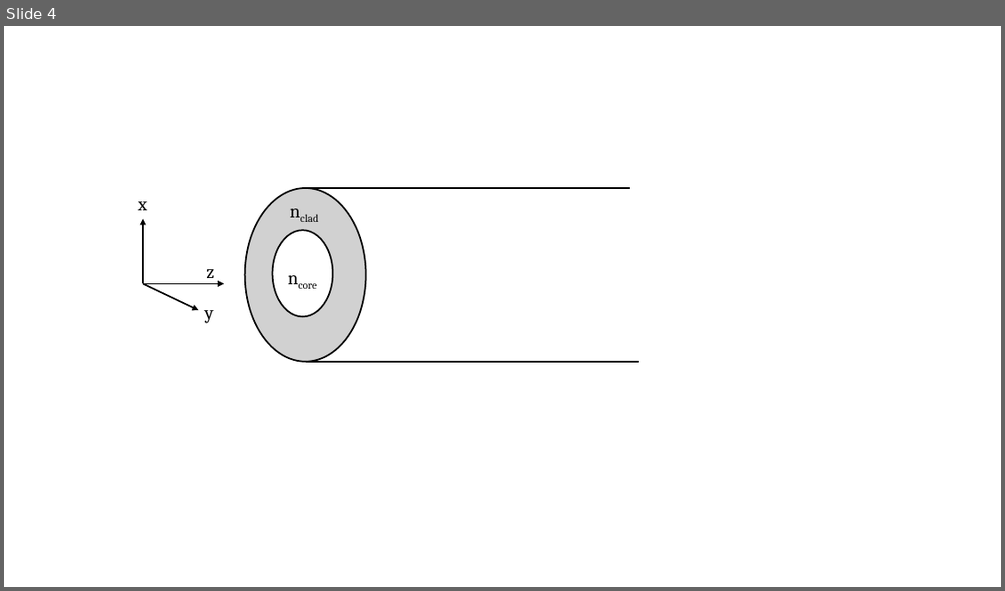
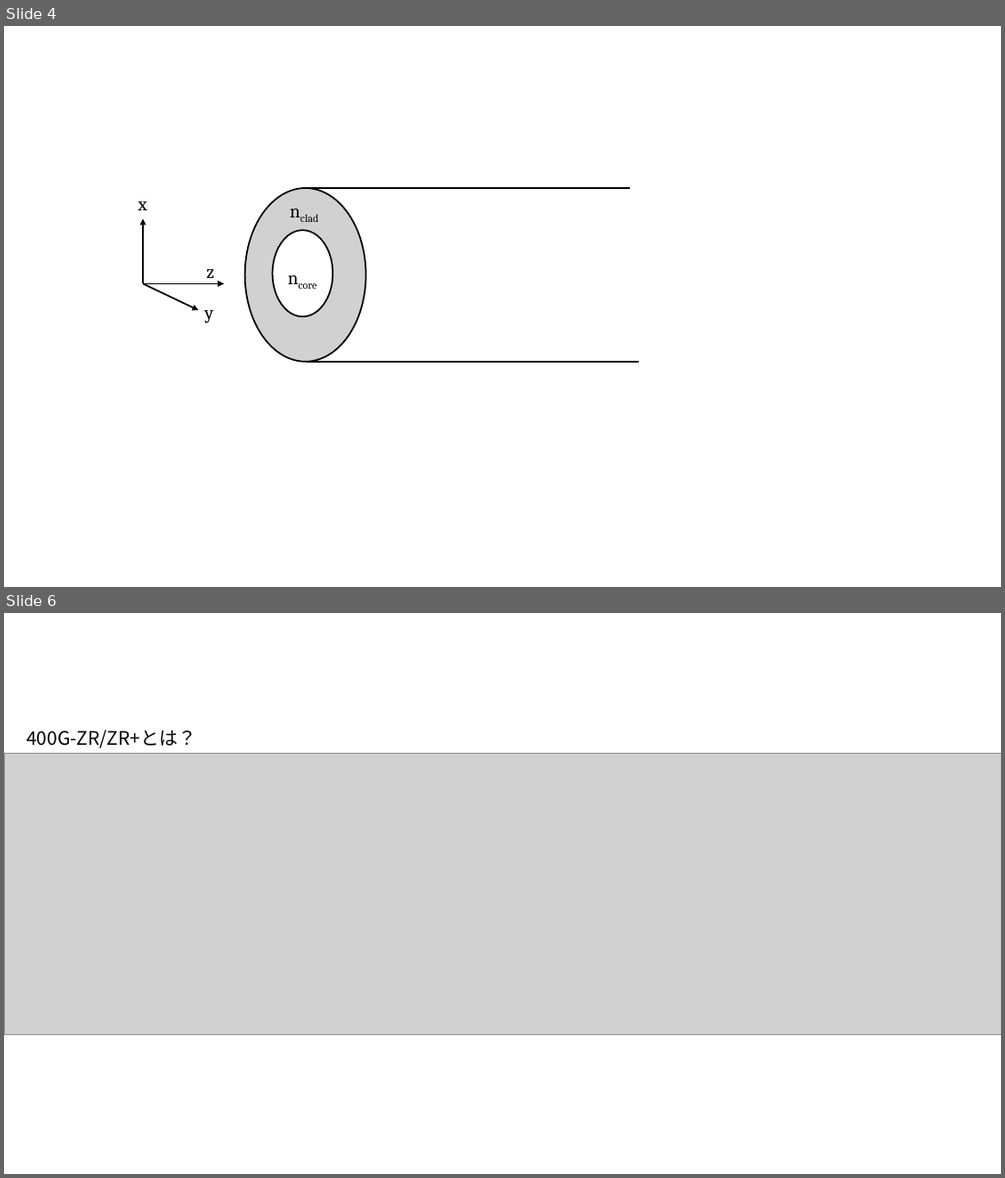
Before and after one commit to z-labo/zen-optics-binder-book, a slide deck: Materials.pptx. Shown one above the other, each under a label of ours: slide 4 before the commit, slides 4 and 6 after it; the slides between them are not shown. The pictures are 1005x591 and 1005x1178 pixels, drawn with LibreOffice and Linux fonts; fonts in the diff are those of the drawing; grey boxes stand for pictures. Boxes give left, top, right and bottom in pixels: in the first picture for what was removed or moved away, otherwise in the second. Text is boxed around its words. In the diff, an @@ line names an element or a change of style, - is before the commit and + after.

```diff
--- a/Materials.pptx
+++ b/Materials.pptx
@@ slide 6 added at [4, 613, 1001, 1174], background #FFFFFF @@
@@ text added at [26, 730, 196, 748], 18 pt, text #000000 @@
+400G-ZR/ZR+とは？
@@ picture added at [4, 753, 1001, 1034] @@
```
Also in this commit, not shown: 1 other slide added, 1 other file.
